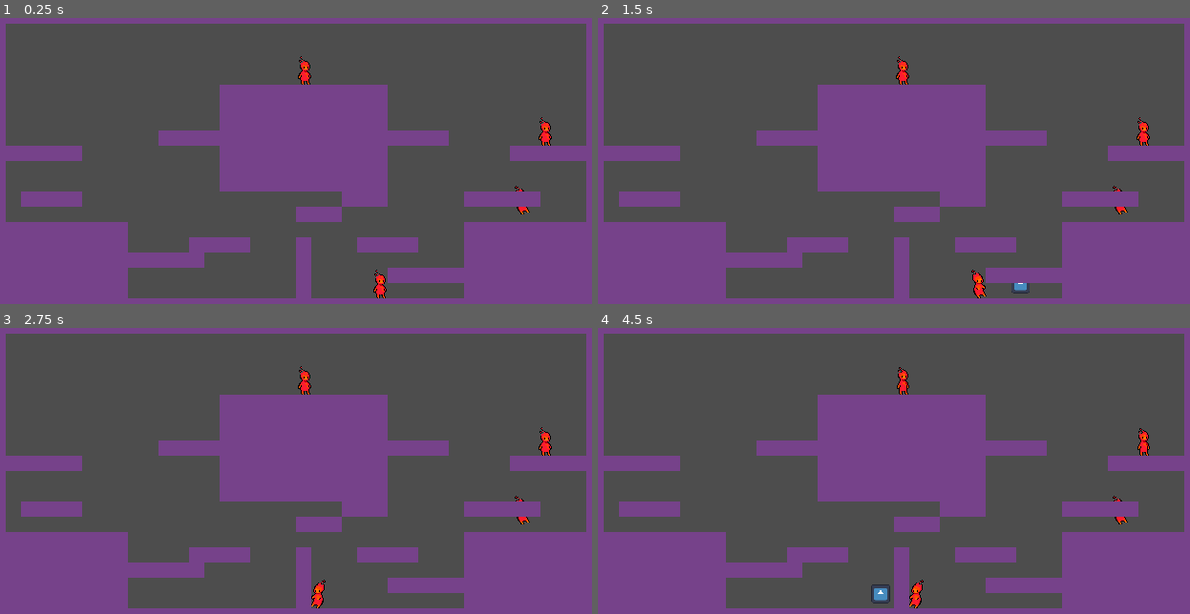
Above: before the commit, frames 1-4 (two rows, left to right).
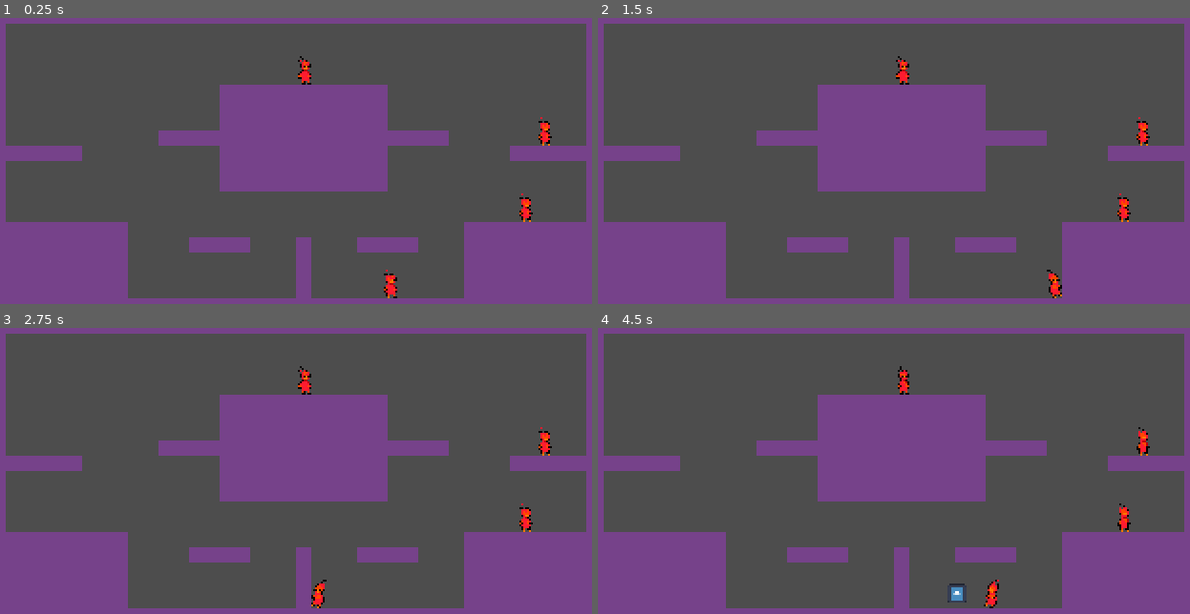
Above: after the commit, the same moments.

Repository: kertox662/GDC-GameJam-W25
Game: Godot game, scene res://game/match.tscn
Same seed, same stepped clock (60 frames per second), same inputs: the game is played once before the commit and once after it. The engine's default icon, where the game draws it, is replaced by a stand-in: a white triangle on a blue panel in a dark square.
Inputs:
- Up to frame 1 (0.25 s): no input
- Up to frame 2 (1.5 s): hold D (move_right) from 0.53 s (still down); tap W (jump) at 0.6, 0.77, 1.07 s; tap Space (shoot) at 1.35 s
- Up to frame 3 (2.75 s): tap W (jump) at 1.52, 1.55, 1.82, 2.1 s; release D (move_right) at 2.03 s; hold A (move_left) from 2.03 s (still down)
- Up to frame 4 (4.5 s): release A (move_left) at 2.78 s; hold D (move_right) 2.78-4.28 s; tap Space (shoot) at 2.85, 4.35 s; tap W (jump) at 3.02, 3.05, 3.32, 3.6, 3.77, 4.07 s; hold A (move_left) from 4.28 s (still down)

The runs differ from the first frame. In frame 1, 3.9% of the frame differs, in the area x 3-94%, y 13-98%; in frame 2, 4.0%; in frame 3, 3.7%; in frame 4, 4.1%.

Commit message:
automatic level switching complete

Diff:
--- a/game/match.gd
+++ b/game/match.gd
@@ -7,8 +7,9 @@
 const TOTAL_LEVELS = 2
 
 var playerNum = 0          # number of players in game
+var alivePlayers = 0
 var playerConfigs = []     # device configs for each player
-var playerList = []        # reference to each player
+var playerList : Array[Player] = []  # reference to each player
 var playerPoints : Array[int] = []  # Points each player has
 
 var winGoal = 0                    # points to win
@@ -19,6 +20,8 @@
 func initialize_game(configs:Array, win_goal:int) -> void:
 	playerNum = configs.size()
 	playerConfigs = configs
+	for i in range(playerNum):
+		playerPoints.append(0)
 	winGoal = win_goal
 
 	init_match()
@@ -31,6 +34,7 @@
 		new_level_index = randi_range(1, TOTAL_LEVELS)
 	else: new_level_index = level_index
 
+	alivePlayers = playerNum
 	if new_level_index != currentLevelIndex:
 		if currentLevel != null:
 			currentLevel.queue_free()
@@ -42,21 +46,43 @@
 
 	for i in playerNum:
 		var spawnpoint : Vector2 = spawnpoints.pop_at(randi_range(0, spawnpoints.size()-1))
-		var player : CharacterBody2D = playerScene.instantiate()
+		var player : Player = playerScene.instantiate()
 		player.deviceId = playerConfigs[i][0]
 		player.useController = playerConfigs[i][1]
 		add_child(player)
 		player.position = spawnpoint
+		player.killed.connect(playerDeath)
 		playerList.push_back(player)
 
 func clear_players():
 	for player in playerList:
-		player.queue_free()
+		if player != null:
+			player.queue_free()
+	playerList = []
 
 # Called when the node enters the scene tree for the first time.
 func _ready() -> void:
 	initialize_game([[0,false],[0,true],[1,true],[2,true]], 3)
 
+func playerDeath(playerDied) -> void:
+	alivePlayers -= 1
+	for i in range(playerNum):
+		if playerList[i] == playerDied:
+			playerList[i].queue_free()
+			playerList[i] = null
+			break
+
+
+	print(playerList)
+	if alivePlayers != 1:
+		return
+	print("hey")
+	for i in range(playerNum):
+		if playerList[i] != null:
+			playerPoints[i] += 1
+			break
+	init_match()
+
 
 # Called every frame. 'delta' is the elapsed time since the previous frame.
 func _process(delta: float) -> void:
--- a/game/match.tscn
+++ b/game/match.tscn
@@ -1,9 +1,6 @@
-[gd_scene load_steps=3 format=3 uid="uid://dqjj68bovtoc7"]
+[gd_scene load_steps=2 format=3 uid="uid://dqjj68bovtoc7"]
 
 [ext_resource type="Script" path="res://game/match.gd" id="1_3gfcf"]
-[ext_resource type="PackedScene" uid="uid://b2ipjii25rhrx" path="res://game/level/levels/level_1.tscn" id="2_5r1wj"]
 
 [node name="Match" type="Node2D"]
 script = ExtResource("1_3gfcf")
-
-[node name="Level" parent="." instance=ExtResource("2_5r1wj")]
--- a/globals.gd
+++ b/globals.gd
@@ -2,9 +2,20 @@
 
 var projectile := load("res://Projectile.tscn")
 
+
+var screen_size: Vector2i
+@onready var window_size: Vector2i = DisplayServer.window_get_size()
+
 # Called when the node enters the scene tree for the first time.
 func _ready():
-	pass # Replace with function body.
+	# set the window size to be 70% of the height, then set the width based off the resolution
+	var resolution: float = float(window_size.x) / float(window_size.y)
+	screen_size = DisplayServer.screen_get_size()
+	window_size = Vector2i(round(screen_size.y*0.5*resolution),
+						   round(screen_size.y*0.5))
+
+	DisplayServer.window_set_size(window_size)
+	DisplayServer.window_set_position(screen_size/2 - window_size/2)
 
 
 # Called every frame. 'delta' is the elapsed time since the previous frame.
--- a/player/player.gd
+++ b/player/player.gd
@@ -1,4 +1,7 @@
 extends CharacterBody2D
+class_name Player
+
+signal killed(CharacterBody2D)
 
 var face_direction := 1
 var x_dir := 1
@@ -12,8 +15,8 @@
 var gravity_max : float = 1020
 var gravity_multiplier_when_small : float = 0.3
 
-var jump_height: float = 200
-var jump_force : float = 200
+var jump_height: float = 50
+var jump_force : float = 100
 var jump_cut : float = 0.25
 var jump_gravity_max : float = 500
 var jump_hang_treshold : float = 2.0
@@ -209,3 +212,5 @@
 
 func _on_hurtbox_body_entered(body):
 	body.queue_free()
+	killed.emit(self)
+	$hurtbox/CollisionShape2D.set_deferred("disabled", true)
